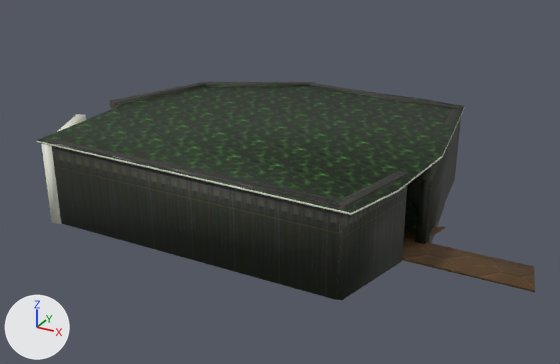
A saved change to the OBJ model assets/room/zigzag-room.obj.
One viewpoint serves both versions: a 50 mm lens placed at (5.56, -9.18, 5.03), pointed at (0.5, 0.01, 0.44). Arrows for +X, +Y and +Z are at lower left; the lights stay in place. Where no turn or scale is listed for an object, it has been applied to the vertices.

The first picture shows 'Cube2', 'Cube2_copy10', 'Cube2_copy11', 'Cube2_copy13', 'Cube2_copy14', 'Cube2_copy15', 'Cube2_copy9', 'Cube4', 'Cylinder1_copy16'.
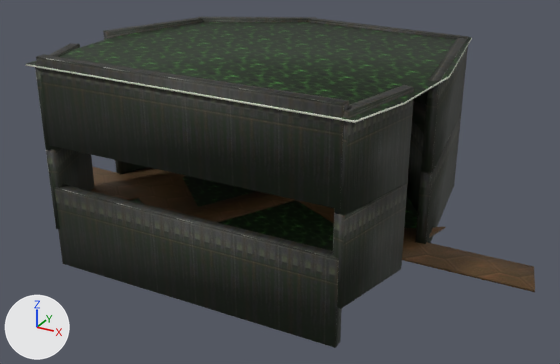
Pixel boxes (x1, y1, x2, y2) of what changed, in the pictures (560 x 364 px):
'Cylinder1_copy16', mesh moved: before (36, 86, 465, 215); after (26, 22, 472, 123)
'Cube2', mesh moved: before (47, 139, 341, 300); after (55, 184, 342, 348)
'Cube2_copy17', added (black): after (36, 54, 349, 209)
'Cube2_copy14', mesh moved: before (335, 171, 408, 301); after (333, 183, 407, 309)
'Cube2_copy23', added (black): after (334, 85, 414, 216)
'Cube2_copy19', added (black): after (421, 38, 468, 173)
'Cube2_copy9', reshaped: before (42, 114, 86, 224); after (46, 147, 95, 229)
'Cube2_copy20', added: after (308, 18, 469, 116)
'Cube2_copy22', added (black): after (103, 17, 203, 40)
'Cube2_copy21', added (black): after (198, 17, 317, 22)
'Cube2_copy25', added (black): after (35, 43, 80, 150)
'Cylinder1', unchanged, uncovered by the edit: before (404, 196, 418, 228); after (129, 175, 418, 251)
'Cube2_copy15', unchanged, uncovered by the edit: before (407, 174, 445, 243); after (407, 102, 426, 213)

Patch to the scene script:
```diff
--- a/assets/room/zigzag-room.obj.py
+++ b/assets/room/zigzag-room.obj.py
@@ me_cube2 @@
 me_cube2.from_pydata(...)  # 8 vertices, 12 faces; spans x -2.12..2.34, y -1.92..-1.77, z -0.01..1.27
+# me_cube2 part 1: the whole mesh is moved by (0.0, 0.0, -0.68)
 me_cube2.materials.append(mat_cube2_auv)
@@ me_cube2_copy14 @@
 me_cube2_copy14.from_pydata(...)  # 8 vertices, 12 faces; spans x 2.251..2.675, y -1.92..-0.623, z 0.019..1.283
+# me_cube2_copy14 part 2: the whole mesh is moved by (0.0, 0.0, -0.114)
 me_cube2_copy14.materials.append(mat_cube2_auv)
@@ me_cube2_copy9 @@
-me_cube2_copy9.from_pydata(...)  # 8 vertices, 12 faces; spans x -2.568..-2.034, y -1.972..-0.777, z -0.013..1.235
-me_cube2_copy9.materials.append(mat_default)  # white #e6e9d9
+me_cube2_copy9.from_pydata(...)  # 8 vertices, 12 faces; spans x -2.528..-2.004, y -1.936..-0.791, z -0.139..1.125
+# me_cube2_copy9 part 3: the whole mesh is rebuilt
+me_cube2_copy9.materials.append(mat_cube2_auv)  # picture img_wall_new_bmp_jpg
@@ me_cylinder1_copy16 @@
 me_cylinder1_copy16.from_pydata(...)  # 20 vertices, 36 faces; spans x -2.3..2.83, y -1.95..2.47, z 1.2..1.23
+# me_cylinder1_copy16 part 4: the whole mesh is moved by (0.0, 0.0, 1.09)
 me_cylinder1_copy16.materials.append(mat_cylinder1_auv)
@@ ob_cube2_copy25 @@
+ob_cube2_copy25 = bpy.data.objects.new('Cube2_copy25', me_cube2_copy25)  # 8 vertices, 12 faces; spans x -2.528..-2.004, y -1.936..-0.791, z 1.086..2.351; in mat_cube2_auv (picture img_wall_new_bmp_jpg)
+ob_cube2_copy25.location = (0.0, 0.0, 0.0)
@@ ob_cube2_copy23 @@
+ob_cube2_copy23 = bpy.data.objects.new('Cube2_copy23', me_cube2_copy23)  # 8 vertices, 12 faces; spans x 2.251..2.675, y -1.92..-0.623, z 1.129..2.393; in mat_cube2_auv (picture img_wall_new_bmp_jpg)
+ob_cube2_copy23.location = (0.0, 0.0, 0.0)
@@ ob_cube2_copy22 @@
+ob_cube2_copy22 = bpy.data.objects.new('Cube2_copy22', me_cube2_copy22)  # 8 vertices, 12 faces; spans x -2.47..-1.66, y -0.22..1.45, z 1.13..2.39; in mat_cube2_auv (picture img_wall_new_bmp_jpg)
+ob_cube2_copy22.location = (0.0, 0.0, 0.0)
@@ ob_cube2_copy21 @@
+ob_cube2_copy21 = bpy.data.objects.new('Cube2_copy21', me_cube2_copy21)  # 8 vertices, 12 faces; spans x -1.81..-0.05, y 1.32..2.4, z 1.12..2.38; in mat_cube2_auv (picture img_wall_new_bmp_jpg)
+ob_cube2_copy21.location = (0.0, 0.0, 0.0)
@@ ob_cube2_copy20 @@
+ob_cube2_copy20 = bpy.data.objects.new('Cube2_copy20', me_cube2_copy20)  # 8 vertices, 12 faces; spans x -0.19..2.46, y 2.19..2.34, z 1.1..2.36; in mat_cube2_auv (picture img_wall_new_bmp_jpg)
+ob_cube2_copy20.location = (0.0, 0.0, 0.0)
@@ ob_cube2_copy19 @@
+ob_cube2_copy19 = bpy.data.objects.new('Cube2_copy19', me_cube2_copy19)  # 8 vertices, 12 faces; spans x 2.32..2.81, y -0.12..2.28, z 1.08..2.34; in mat_cube2_auv (picture img_wall_new_bmp_jpg)
+ob_cube2_copy19.location = (0.0, 0.0, 0.0)
@@ ob_cube2_copy17 @@
+ob_cube2_copy17 = bpy.data.objects.new('Cube2_copy17', me_cube2_copy17)  # 8 vertices, 12 faces; spans x -2.12..2.34, y -1.92..-1.77, z 1.18..2.47; in mat_cube2_auv (picture img_wall_new_bmp_jpg)
+ob_cube2_copy17.location = (0.0, 0.0, 0.0)
```
